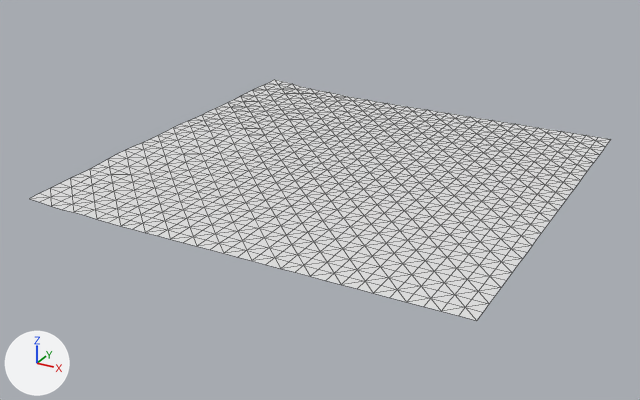
One commit to the OBJ model assets/maps/chunks/terrain_lod0_6_1.obj: the scene before it, then after it.
One viewpoint serves both versions: a camera (50 mm lens) standing at (944.5, -412.3, 87.0) and looking at (827.4, -199.4, -19.4). Arrows for +X, +Y and +Z are at lower left; the lights stay in place. The first picture is the older version. Mesh edges are drawn as thin lines. Where no turn or scale is listed for an object, it has been applied to the vertices.

Names of what the first picture shows: 'terrain_lod0_6_1'.
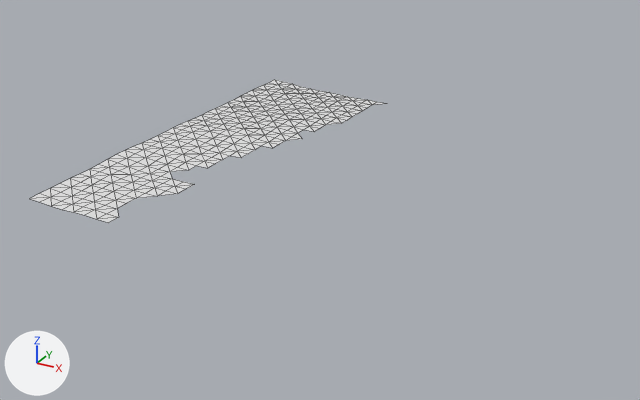
The change, as JSON lines over the scene's bpy script:
```json
{"block": "me_terrain_lod0_6_1", "where": "# used by ob_terrain_lod0_6_1; location = (0.0, 0.0, 0.0)"}
{"op": "remove", "block": "me_terrain_lod0_6_1", "code": "me_terrain_lod0_6_1.from_pydata(...)  # 1089 vertices, 2048 faces; spans x 768.0..896.0, y -256.0..-128.0, z -10.8..-8.5"}
{"op": "add", "block": "me_terrain_lod0_6_1", "code": "me_terrain_lod0_6_1.from_pydata(...)  # 317 vertices, 543 faces; spans x 768.0..816.0, y -256.0..-128.0, z -10.8..-8.5"}
{"block": "me_terrain_lod0_6_1", "change": "me_terrain_lod0_6_1 part 1: 772 vertices removed from x 792.0..896.0, y -256.0..-128.0, z -10.8"}
```

Location of each change, [x1, y1, x2, y2] in pixels of the pictures (640 x 400 px):
```json
{"object": "terrain_lod0_6_1", "change": "reshaped", "before": [29, 80, 611, 321], "after": [29, 80, 387, 223], "on screen": "38% narrower, 40% shorter"}
{"part": 1, "of": "me_terrain_lod0_6_1", "change": "deleted", "before": [109, 104, 611, 321]}
```
